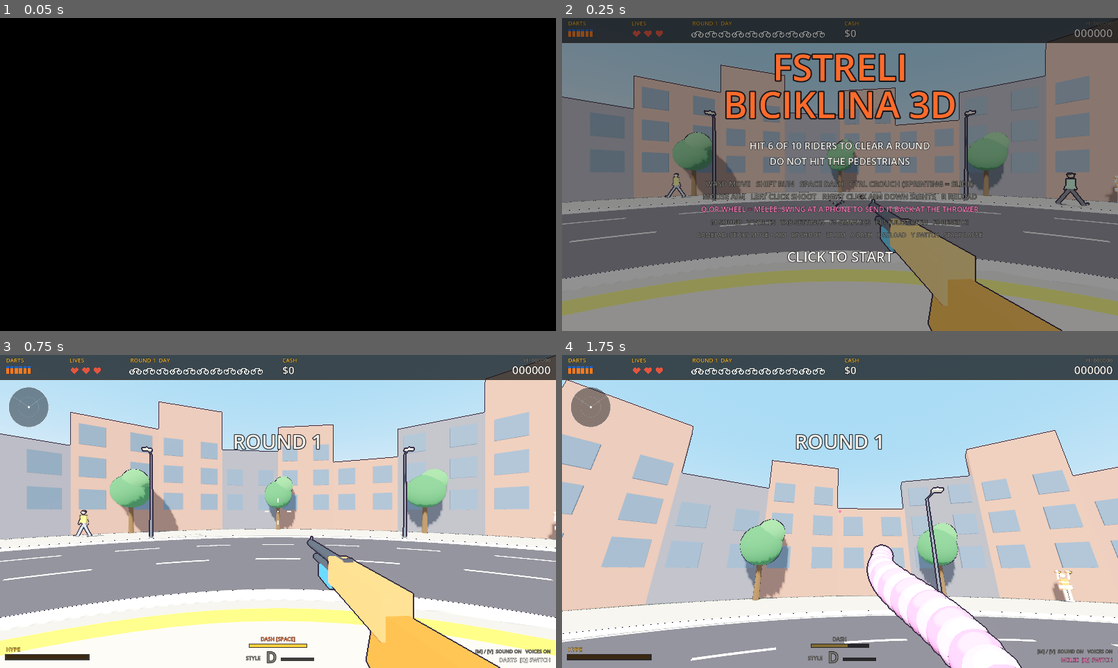
Above: before the commit, frames 1-4 (two rows, left to right).
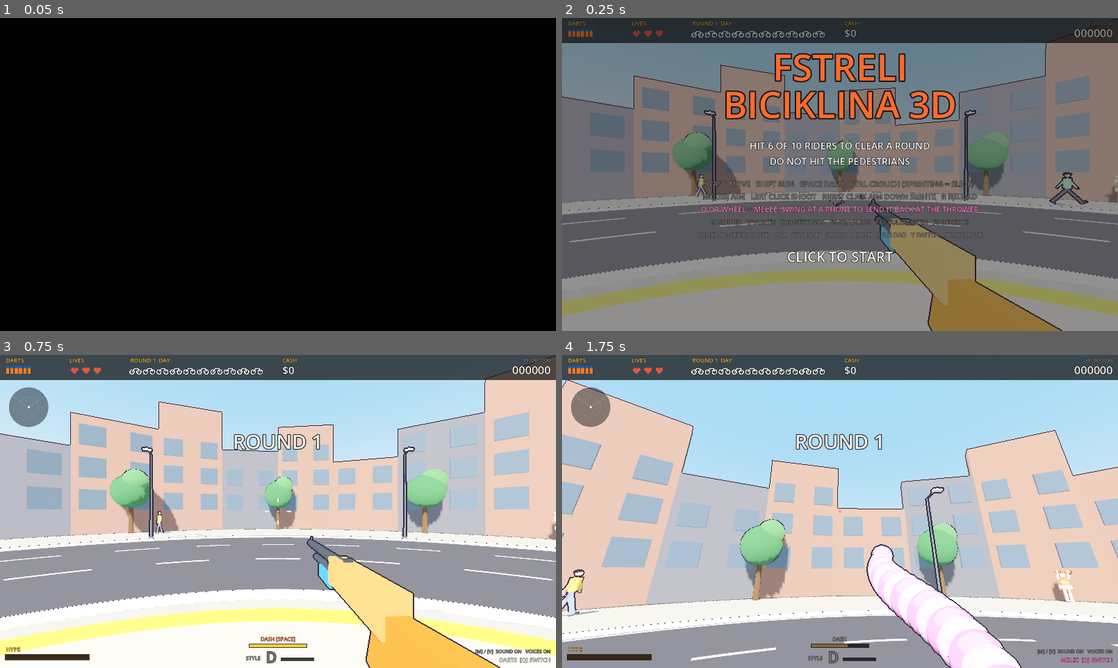
Above: after the commit, the same moments.

Repository: GVihi/FstreliBiciklina3D
Game: Godot game, scene res://main.tscn
Two runs of this game, one before a commit and one after it. Both use one fixed random seed, a clock stepped at 60 frames per second and the inputs below.
Inputs (mouse positions are in pixels of both pictures, inside the frame that each line leads up to):
- Up to frame 1 (0.05 s): no input
- Up to frame 2 (0.25 s): no input
- Up to frame 3 (0.75 s): tap Enter at 0.5 s; move the mouse to (250, 574) at 0.52 s; hold W from 0.53 s (still down); tap R at 0.6 s; click (250, 574) at 0.67 s
- Up to frame 4 (1.75 s): keep holding W; tap Space at 0.77, 1.52 s; move the mouse to (878, 514) at 1.27 s; tap Q at 1.35 s

Frame 1 is identical in both runs. In frame 2, 0.4% of the frame differs, in the area x 18-95%, y 49-61%; in frame 3, 0.2%; in frame 4, 0.4%.

Commit message:
Move pedestrians to pedestrians.gd
Pure move of spawn_civ, apply_civ, update_civs and hit_civ. Calls from main.gd now go through civ_sys; state stays on main.gd.

Co-Authored-By: Claude Sonnet 5.5 <noreply@anthropic.com>
Claude-Session: https://claude.ai/code/session_01ShLHRRdnSYSZazKqP7QJMN

Diff:
--- a/scripts/main.gd
+++ b/scripts/main.gd
@@ -13,6 +13,7 @@
 const Ring = preload("res://scripts/ring.gd")
 const Content = preload("res://scripts/content.gd")
 const SettingsScript = preload("res://scripts/settings.gd")
+const PedestriansScript = preload("res://scripts/pedestrians.gd")
 
 # ------------------------------------------------------------------ tuning
 # The arena is a roundabout (ring.gd). All rules still work in "street" coordinates: x along the road,
@@ -295,8 +296,8 @@
 	settings.apply_quality()
 	for i in range(PER_ROUND):
 		hits.append(null)
-	spawn_civ(-7.0)
-	spawn_civ(8.0)
+	civ_sys.spawn_civ(-7.0)
+	civ_sys.spawn_civ(8.0)
 	Input.mouse_mode = Input.MOUSE_MODE_VISIBLE
 	_warm_up()
 
@@ -389,6 +390,7 @@
 # ------------------------------------------------------------------ graphics quality (F9)
 var quality = 0     # 0 = shadows + 2x MSAA, 1 = no MSAA, 2 = no MSAA and no sun shadows
 var settings = SettingsScript.new(self)   # settings.gd: saved settings, graphics quality, high score file
+var civ_sys = PedestriansScript.new(self)   # pedestrians.gd: Pedestrians (civilians): spawning, walking, getting hit.
 
 # the HUD calls these two on main, so they stay as thin wrappers
 func get_setting(id: String):
@@ -1620,7 +1622,7 @@
 
 	update_particles(dt)
 	update_darts(dt)
-	update_civs(dt)
+	civ_sys.update_civs(dt)
 
 	# ambience: passing cars and birds
 	amb_t -= dt
@@ -1835,7 +1837,7 @@
 		if best_kind == "rider":
 			hit_rider(best_obj, 2 if lastshot else 1)
 		elif best_kind == "civ":
-			hit_civ(best_obj)
+			civ_sys.hit_civ(best_obj)
 		elif best_kind == "boss":
 			var hit_y = (org + dir * best_t).y
 			var bo = best_obj
@@ -3258,113 +3260,3 @@
 				Vector3(randf_range(-2.5, 2.5), randf_range(1.0, 4.0), randf_range(-2.5, 2.5)),
 				randf_range(1.5, 2.5), pick_one(confetti_mats), Vector3(0.12, 0.01, 0.08), 3.0, randf_range(-8.0, 8.0))
 		sfx.say("minister_out")
-
-# ================================================================== pedestrians
-func spawn_civ(init_x: float = 9999.0) -> void:
-	var kind = pick_one(["walker", "granny", "jogger", "tourist"])
-	var dir = 1 if randf() < 0.5 else -1
-	var spd = 0.0
-	if kind == "jogger":
-		spd = randf_range(105.0, 150.0)
-	elif kind == "granny":
-		spd = randf_range(20.0, 32.0)
-	elif kind == "tourist":
-		spd = randf_range(28.0, 42.0)
-	else:
-		spd = randf_range(34.0, 55.0)
-	spd *= CIV_SCALE
-	var pants_list = [Color.html("#2d3a52"), Color.html("#4a4036"), Color.html("#2a2a2e"), Color.html("#6b7a8f")]
-	var shirts = ["#d65a4a", "#4a90d6", "#e0b83a", "#58b36a", "#9a62c8", "#e8e8e0", "#2f3b4f"]
-	var hairs = ["#2b1d12", "#6b4a2b", "#c9a266", "#1a1a1a", "#8a8a8a"]
-	var skins = ["#f0c8a0", "#d9a273", "#a8734a", "#7a4e30"]
-	var bags = ["#c49a5a", "#5a7fa8", "#b86a6a"]
-	var pal = {
-		"shirt": Color.html(pick_one(shirts)), "pants": pick_one(pants_list),
-		"hair": Color.html("#8a8a8a" if kind == "granny" else pick_one(hairs)),
-		"skin": Color.html(pick_one(skins)), "bag": Color.html(pick_one(bags))
-	}
-	var m = Models.build_civ(kind, pal)
-	add_child(m["root"])
-	var x0 = init_x
-	if init_x > 9000.0:
-		x0 = -(ARENA_HX + 1.8) if dir > 0 else (ARENA_HX + 1.8)
-	var z = JOG_Z if kind == "jogger" else SIDEWALK_Z + randf_range(-0.5, 0.5)
-	var c = {
-		"type": kind, "x": x0, "z": z, "dir": dir, "spd": spd, "ph": randf_range(0.0, 6.0), "t": 0.0,
-		"state": "walk", "hop": 0.0, "flinch": 0.0, "photo": 0.0, "photo_t": randf_range(1.0, 3.0),
-		"scale": m["scale"] * randf_range(0.97, 1.04), "model": m
-	}
-	civs.append(c)
-	apply_civ(c)
-
-func apply_civ(c: Dictionary) -> void:
-	var m = c["model"]
-	var s = c["scale"]
-	var cr: Node3D = m["root"]
-	cr.position = Ring.tw(c["x"], c["z"], c["hop"])
-	cr.rotation = Vector3(0.0, (0.0 if c["dir"] > 0 else PI) + Ring.yaw(c["x"]), 0.0)
-	cr.scale = Vector3(s, s, s)
-	Models.pose_civ(m, c["ph"], c["photo"] > 0.0, c["type"] == "jogger" or c["state"] == "flee")
-
-func update_civs(dt: float) -> void:
-	civ_t -= dt
-	var max_c = mini(4, 2 + int(round_n / 2))
-	if civ_t <= 0.0:
-		civ_t = maxf(0.8, randf_range(1.4, 3.4) - round_n * 0.1)
-		if civs.size() < max_c:
-			spawn_civ()
-	for i in range(civs.size() - 1, -1, -1):
-		var c = civs[i]
-		c["t"] += dt
-		if c["flinch"] > 0.0:
-			c["flinch"] -= dt
-		var st = c["state"]
-		if st == "walk":
-			var moving = true
-			if c["type"] == "tourist":
-				c["photo_t"] -= dt
-				if c["photo_t"] <= 0.0:
-					if c["photo"] > 0.0:
-						c["photo"] = 0.0
-						c["photo_t"] = randf_range(2.0, 4.0)
-					else:
-						c["photo"] = randf_range(0.9, 1.4)
-						c["photo_t"] = c["photo"]
-				if c["photo"] > 0.0:
-					moving = false
-			if moving:
-				c["x"] += c["dir"] * c["spd"] * dt
-				c["ph"] += dt * (4.0 + c["spd"] * 2.0)
-		elif st == "startled":
-			c["hop"] = absf(sin(c["t"] * PI / 0.35)) * 0.3 if c["t"] < 0.7 else 0.0
-			if c["t"] > 0.8:
-				c["state"] = "flee"
-				c["dir"] = -1 if c["x"] < 0.0 else 1
-				c["hop"] = 0.0
-		elif st == "flee":
-			c["x"] += c["dir"] * 6.6 * dt
-			c["ph"] += dt * 16.0
-		if absf(c["x"]) > ARENA_HX + 2.4:
-			c["model"]["root"].queue_free()
-			civs.remove_at(i)
-		else:
-			apply_civ(c)
-
-func hit_civ(c: Dictionary) -> void:
-	c["state"] = "startled"
-	c["t"] = 0.0
-	c["hop"] = 0.0
-	hearts -= 1
-	combo = 0
-	civs_hit += 1
-	hit_marker = 0.18
-	score = maxi(0, score - 1500)
-	var cp = tw3(c["x"], 1.2, c["z"])
-	add_popup(tw3(c["x"], 2.2, c["z"]), "ALO!", WHITE, true)
-	add_note("PEDESTRIAN HIT  -1 LIFE  -1500", RED)
-	red_flash = 0.25
-	sfx.play3d("thud", cp)
-	sfx.v_hey(cp)
-	sfx.say("civ_hit")
-	if hearts <= 0:
-		game_over("civ")
--- /dev/null
+++ b/scripts/pedestrians.gd
@@ -0,0 +1,120 @@
+extends RefCounted
+# Pedestrians (civilians): spawning, walking, getting hit.
+# Shared game state stays on main.gd (g); this file holds the logic.
+
+const Models = preload("res://scripts/models.gd")
+const Ring = preload("res://scripts/ring.gd")
+
+var g = null
+
+func _init(game) -> void:
+	g = game
+
+func spawn_civ(init_x: float = 9999.0) -> void:
+	var kind = g.pick_one(["walker", "granny", "jogger", "tourist"])
+	var dir = 1 if randf() < 0.5 else -1
+	var spd = 0.0
+	if kind == "jogger":
+		spd = randf_range(105.0, 150.0)
+	elif kind == "granny":
+		spd = randf_range(20.0, 32.0)
+	elif kind == "tourist":
+		spd = randf_range(28.0, 42.0)
+	else:
+		spd = randf_range(34.0, 55.0)
+	spd *= g.CIV_SCALE
+	var pants_list = [Color.html("#2d3a52"), Color.html("#4a4036"), Color.html("#2a2a2e"), Color.html("#6b7a8f")]
+	var shirts = ["#d65a4a", "#4a90d6", "#e0b83a", "#58b36a", "#9a62c8", "#e8e8e0", "#2f3b4f"]
+	var hairs = ["#2b1d12", "#6b4a2b", "#c9a266", "#1a1a1a", "#8a8a8a"]
+	var skins = ["#f0c8a0", "#d9a273", "#a8734a", "#7a4e30"]
+	var bags = ["#c49a5a", "#5a7fa8", "#b86a6a"]
+	var pal = {
+		"shirt": Color.html(g.pick_one(shirts)), "pants": g.pick_one(pants_list),
+		"hair": Color.html("#8a8a8a" if kind == "granny" else g.pick_one(hairs)),
+		"skin": Color.html(g.pick_one(skins)), "bag": Color.html(g.pick_one(bags))
+	}
+	var m = Models.build_civ(kind, pal)
+	g.add_child(m["root"])
+	var x0 = init_x
+	if init_x > 9000.0:
+		x0 = -(g.ARENA_HX + 1.8) if dir > 0 else (g.ARENA_HX + 1.8)
+	var z = g.JOG_Z if kind == "jogger" else g.SIDEWALK_Z + randf_range(-0.5, 0.5)
+	var c = {
+		"type": kind, "x": x0, "z": z, "dir": dir, "spd": spd, "ph": randf_range(0.0, 6.0), "t": 0.0,
+		"state": "walk", "hop": 0.0, "flinch": 0.0, "photo": 0.0, "photo_t": randf_range(1.0, 3.0),
+		"scale": m["scale"] * randf_range(0.97, 1.04), "model": m
+	}
+	g.civs.append(c)
+	apply_civ(c)
+
+func apply_civ(c: Dictionary) -> void:
+	var m = c["model"]
+	var s = c["scale"]
+	var cr: Node3D = m["root"]
+	cr.position = Ring.tw(c["x"], c["z"], c["hop"])
+	cr.rotation = Vector3(0.0, (0.0 if c["dir"] > 0 else PI) + Ring.yaw(c["x"]), 0.0)
+	cr.scale = Vector3(s, s, s)
+	Models.pose_civ(m, c["ph"], c["photo"] > 0.0, c["type"] == "jogger" or c["state"] == "flee")
+
+func update_civs(dt: float) -> void:
+	g.civ_t -= dt
+	var max_c = mini(4, 2 + int(g.round_n / 2))
+	if g.civ_t <= 0.0:
+		g.civ_t = maxf(0.8, randf_range(1.4, 3.4) - g.round_n * 0.1)
+		if g.civs.size() < max_c:
+			spawn_civ()
+	for i in range(g.civs.size() - 1, -1, -1):
+		var c = g.civs[i]
+		c["t"] += dt
+		if c["flinch"] > 0.0:
+			c["flinch"] -= dt
+		var st = c["state"]
+		if st == "walk":
+			var moving = true
+			if c["type"] == "tourist":
+				c["photo_t"] -= dt
+				if c["photo_t"] <= 0.0:
+					if c["photo"] > 0.0:
+						c["photo"] = 0.0
+						c["photo_t"] = randf_range(2.0, 4.0)
+					else:
+						c["photo"] = randf_range(0.9, 1.4)
+						c["photo_t"] = c["photo"]
+				if c["photo"] > 0.0:
+					moving = false
+			if moving:
+				c["x"] += c["dir"] * c["spd"] * dt
+				c["ph"] += dt * (4.0 + c["spd"] * 2.0)
+		elif st == "startled":
+			c["hop"] = absf(sin(c["t"] * PI / 0.35)) * 0.3 if c["t"] < 0.7 else 0.0
+			if c["t"] > 0.8:
+				c["state"] = "flee"
+				c["dir"] = -1 if c["x"] < 0.0 else 1
+				c["hop"] = 0.0
+		elif st == "flee":
+			c["x"] += c["dir"] * 6.6 * dt
+			c["ph"] += dt * 16.0
+		if absf(c["x"]) > g.ARENA_HX + 2.4:
+			c["model"]["root"].queue_free()
+			g.civs.remove_at(i)
+		else:
+			apply_civ(c)
+
+func hit_civ(c: Dictionary) -> void:
+	c["state"] = "startled"
+	c["t"] = 0.0
+	c["hop"] = 0.0
+	g.hearts -= 1
+	g.combo = 0
+	g.civs_hit += 1
+	g.hit_marker = 0.18
+	g.score = maxi(0, g.score - 1500)
+	var cp = g.tw3(c["x"], 1.2, c["z"])
+	g.add_popup(g.tw3(c["x"], 2.2, c["z"]), "ALO!", g.WHITE, true)
+	g.add_note("PEDESTRIAN HIT  -1 LIFE  -1500", g.RED)
+	g.red_flash = 0.25
+	g.sfx.play3d("thud", cp)
+	g.sfx.v_hey(cp)
+	g.sfx.say("civ_hit")
+	if g.hearts <= 0:
+		g.game_over("civ")
